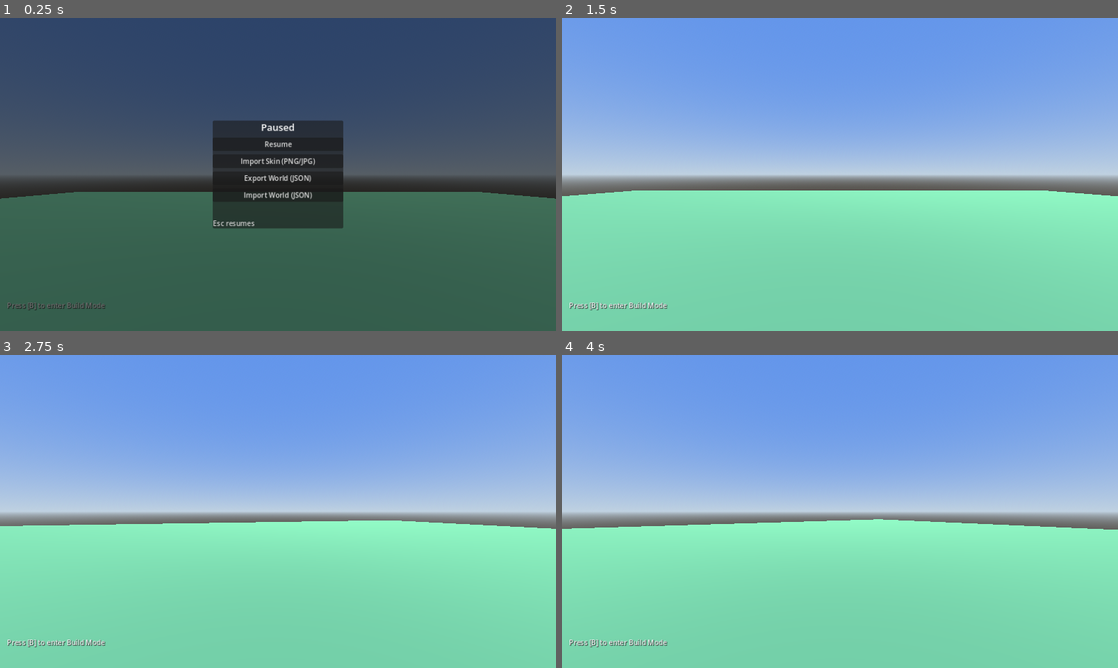
Above: before the commit, frames 1-4 (two rows, left to right).
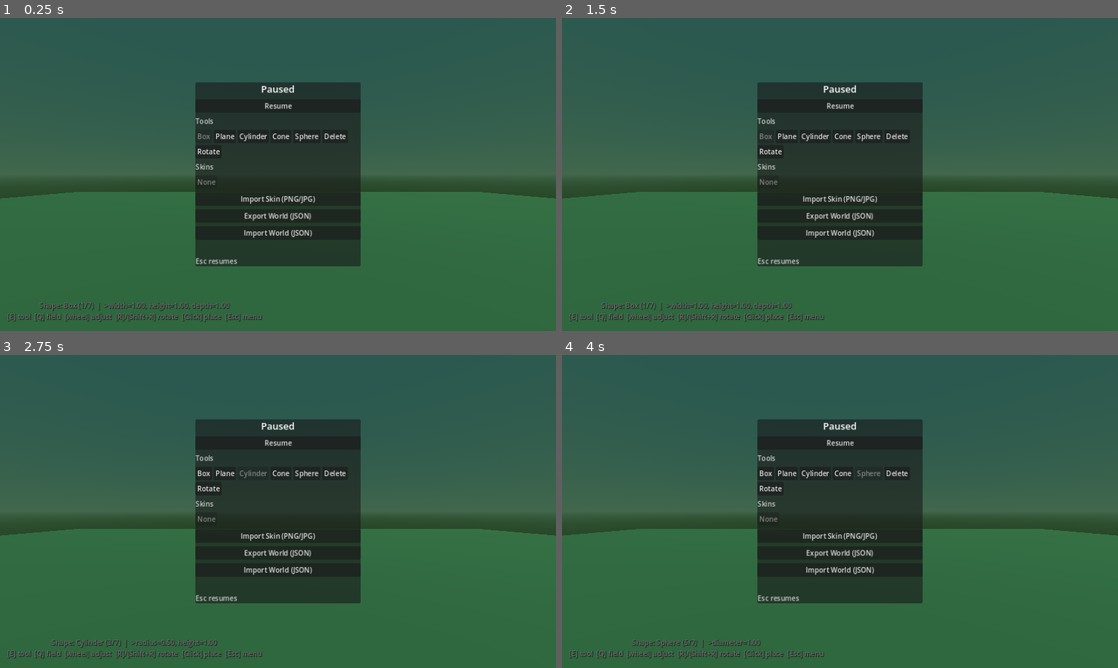
Above: after the commit, the same moments.

Repository: zenontherocks/worldmaker
Game: Godot game, scene res://scenes/Main.tscn
The game is run twice, just before and just after one commit, with the same random seed, the same clock (stepped at 60 frames per second) and the same inputs.
Inputs (mouse positions are in pixels of both pictures, inside the frame that each line leads up to):
- Up to frame 1 (0.25 s): no input
- Up to frame 2 (1.5 s): click (784, 136) at 0.5 s, where only the run after the commit has a clickable "Plane"; click (767, 136) at 1.25 s, where only the run after the commit has a clickable "Box"
- Up to frame 3 (2.75 s): click (255, 473) at 2 s, where only the run after the commit has a clickable "Cylinder"
- Up to frame 4 (4 s): click (845, 473) at 2.75 s, where only the run after the commit has a clickable "Cone"; click (867, 473) at 3.5 s, where only the run after the commit has a clickable "Sphere"

The runs differ from the first frame. In frame 1, 54% of the frame differs, in the area x 0-100%, y 0-98%; in frame 2, 100%; in frame 3, 100%, in the area x 0-100%, y 0-100%; in frame 4, 100%.

Commit message:
Make the pause menu the primary tool/skin picker; drop the Build Mode toggle
The game is build mode now, full stop -- there's no more "enter/exit
Build Mode" (B key removed). BuildModeController's raycast, ghost
preview, and Delete/Rotate targeting run continuously; the pause menu
already stops all of it for free via SceneTree.paused, so the
separate on/off flag was redundant.

The pause menu gains two new rows: Tools (the same seven Box/Plane/
Cylinder/Cone/Sphere/Delete/Rotate slots [E] cycles through, but
directly cursor-selectable, with the active one shown disabled) and
Skins (every image imported so far this session, plus None, so you
can switch back to an earlier import instead of only ever using
whichever was imported most recently). Both call straight into two
new public BuildModeController methods, select_slot()/select_skin(),
via a reference Main.gd hands the pause menu at startup -- the same
pattern already used to wire BuildModeController's signals to
BuildHUD, since BuildModeController isn't a global autoload.

SkinManager gained skin_keys() to list what's importable from the
Skins row. Also fixed a latent sync bug while touching this:
BuildModeController's initial select_slot(0) in _ready() fired its
signals before Main.gd's _ready() (which runs after all its
children's) had connected them to BuildHUD, so the HUD would show
blank state until the player's first interaction -- previously masked
by the "Press [B]" placeholder text, now visible since the HUD always
shows live status. Deferring that initial call fixes it.

Diff:
--- a/scripts/autoload/InputSetup.gd
+++ b/scripts/autoload/InputSetup.gd
@@ -15,7 +15,6 @@
 	"move_right": [KEY_D],
 	"jump": [KEY_SPACE],
 	"toggle_pause_menu": [KEY_ESCAPE],
-	"build_mode_toggle": [KEY_B],
 	# Deliberately not Tab: Godot's Control focus-cycling reserves Tab to move
 	# focus between focusable UI elements (the pause menu's buttons), so
 	# it never reaches gameplay input at all -- it's consumed before this.
--- a/scripts/autoload/SkinManager.gd
+++ b/scripts/autoload/SkinManager.gd
@@ -60,3 +60,10 @@
 
 func has_skin(skin_key: String) -> bool:
 	return _cache.has(skin_key)
+
+
+## All skin keys imported so far this session, for the pause menu's Skins
+## selector -- letting the player switch back to an earlier import instead
+## of only ever using whichever one was imported most recently.
+func skin_keys() -> Array:
+	return _cache.keys()
--- a/scripts/build/BuildModeController.gd
+++ b/scripts/build/BuildModeController.gd
@@ -1,21 +1,26 @@
 extends Node3D
 class_name BuildModeController
-## Owns build-mode state (active tool, live dimensions, rotation, active
-## skin) and orchestrates raycasting + placement. Lives under the player's
-## Camera3D so its raycast always matches the look direction. Talks to the
-## rest of the game only through signals and the ShapeFactory/GameManager/
-## SkinManager services -- it never reaches into the UI directly.
+## Owns build state (active tool, live dimensions, rotation, active skin)
+## and orchestrates raycasting + placement. The whole game is build mode --
+## there's no separate "enter/exit" toggle -- so this is always running
+## (modulo the pause menu, which stops it for free via SceneTree.paused
+## like everything else with the default PROCESS_MODE_PAUSABLE). Lives
+## under the player's Camera3D so its raycast always matches the look
+## direction. Talks to the rest of the game only through signals and the
+## ShapeFactory/GameManager/SkinManager services, plus a handful of public
+## methods (select_slot/select_skin) the pause menu calls directly via the
+## reference Main.gd hands it -- it never reaches into the UI itself.
 ##
 ## [E] cycles through seven tools: the five placeable shapes, then Delete,
-## then Rotate. Delete and Rotate both target whatever placed object the
-## crosshair is over (found via the same raycast used for placement) and
-## highlight it by temporarily swapping its mesh's material; Delete removes
-## it on click, Rotate spins it in place with the same R/Shift+R keys that
-## adjust a pending placement's rotation.
+## then Rotate. The pause menu's Tools row offers the same seven directly,
+## via select_slot(). Delete and Rotate both target whatever placed object
+## the crosshair is over (found via the same raycast used for placement)
+## and highlight it by temporarily swapping its mesh's material; Delete
+## removes it on click, Rotate spins it in place with the same R/Shift+R
+## (and T/Shift+T) keys that adjust a pending placement's rotation.
 
 enum ToolMode { PLACE, DELETE, ROTATE }
 
-signal build_mode_changed(active: bool)
 signal shape_changed(shape_id: int, dimensions: Dictionary)
 signal dimensions_changed(dimensions: Dictionary)
 signal active_field_changed(field_key: String)
@@ -27,10 +32,14 @@
 @onready var ray_cast: RayCast3D = get_parent().get_node("RayCast3D")
 @onready var ghost: GhostPreview = $GhostPreview
 
-var active: bool = false
 var tool_mode: int = ToolMode.PLACE
 var current_shape_id: int = ShapeDefinitions.ShapeType.BOX
 var current_dimensions: Dictionary = {}
+
+## Which cached SkinManager texture new placements use; "" means the
+## default (unskinned) material. Settable directly by the pause menu's
+## Skins row via select_skin(), not just by importing a new image.
+var active_skin_key: String = ""
 
 var _slots: Array = []
 var _slot_index: int = 0
@@ -44,7 +53,6 @@
 
 var _has_valid_target: bool = false
 var _target_position: Vector3 = Vector3.ZERO
-var _active_skin_key: String = ""
 
 var _highlighted_object: PlaceableObject = null
 var _highlighted_original_material: Material = null
@@ -65,7 +73,12 @@
 	_delete_highlight_material = _make_highlight_material(Color(1.0, 0.25, 0.2, 0.6))
 	_rotate_highlight_material = _make_highlight_material(Color(0.25, 0.7, 1.0, 0.6))
 
-	_select_slot(0)
+	# Deferred so its signal emissions land after Main.gd's _ready() (which
+	# runs after all its children's, including this one) has actually
+	# connected them to BuildHUD -- otherwise this initial state emits into
+	# a HUD that isn't listening yet and shows blank until the player's
+	# first interaction.
+	call_deferred("select_slot", 0)
 
 
 func _make_highlight_material(color: Color) -> StandardMaterial3D:
@@ -77,9 +90,6 @@
 
 
 func _physics_process(_delta: float) -> void:
-	if not active:
-		return
-
 	ray_cast.force_raycast_update()
 
 	if tool_mode == ToolMode.PLACE:
@@ -137,15 +147,8 @@
 
 
 func _unhandled_input(event: InputEvent) -> void:
-	if event.is_action_pressed("build_mode_toggle"):
-		_set_active(not active)
-		return
-
-	if not active:
-		return
-
 	if event.is_action_pressed("build_cycle_shape"):
-		_select_slot((_slot_index + 1) % _slots.size())
+		select_slot((_slot_index + 1) % _slots.size())
 	elif event.is_action_pressed("build_cycle_dimension"):
 		if tool_mode == ToolMode.PLACE:
 			_cycle_active_field()
@@ -167,22 +170,16 @@
 		_confirm()
 
 
-func _set_active(value: bool) -> void:
-	active = value
-	if not active:
-		_clear_highlight()
-	_update_ghost_visibility()
-	build_mode_changed.emit(active)
-
-
 func _update_ghost_visibility() -> void:
-	if active and tool_mode == ToolMode.PLACE:
+	if tool_mode == ToolMode.PLACE:
 		ghost.show_ghost()
 	else:
 		ghost.hide_ghost()
 
 
-func _select_slot(index: int) -> void:
+## Public: called both by [E] cycling above and directly by the pause
+## menu's Tools row buttons (via the reference Main.gd hands it).
+func select_slot(index: int) -> void:
 	_clear_highlight()
 	_slot_index = index
 	var slot: Dictionary = _slots[_slot_index]
@@ -198,6 +195,13 @@
 
 	_update_ghost_visibility()
 	tool_mode_changed.emit(tool_mode, _slot_index + 1, _slots.size())
+
+
+## Public: called by the pause menu's Skins row. "" selects the default
+## (unskinned) material.
+func select_skin(skin_key: String) -> void:
+	active_skin_key = skin_key
+	ghost.set_skin(SkinManager.get_cached(skin_key) if skin_key != "" else null)
 
 
 func _cycle_active_field() -> void:
@@ -262,7 +266,7 @@
 	var instance := ShapeFactory.create_instance(current_shape_id, current_dimensions, material)
 	instance.position = _target_position
 	instance.rotation.y = _current_facing_y() + _rotation_offset
-	instance.skin_key = _active_skin_key
+	instance.skin_key = active_skin_key
 	instance.object_id = GameManager.get_next_id()
 
 	if GameManager.world_root:
@@ -280,4 +284,4 @@
 
 func _on_skin_loaded(texture: Texture2D, skin_key: String) -> void:
 	ghost.set_skin(texture)
-	_active_skin_key = skin_key
+	active_skin_key = skin_key
--- a/scripts/core/Main.gd
+++ b/scripts/core/Main.gd
@@ -2,9 +2,10 @@
 ## Composition root: the only script allowed to reach into both the player
 ## rig and the UI to wire them together. Everything it connects could also
 ## be discovered independently by its target (e.g. via autoloads), but
-## BuildModeController <-> BuildHUD signals are the one link that isn't
-## naturally global, so it's made explicit here rather than hidden inside
-## either node.
+## BuildModeController isn't itself global (it lives under the player's
+## camera) and both BuildHUD and PauseMenuUI need it, so wiring that up
+## here keeps it visible in one small file instead of scattered @onready
+## reach-ins.
 
 @onready var _world: Node3D = $World
 @onready var _player: PlayerController = $Player
@@ -15,8 +16,9 @@
 	GameManager.register_world(_world)
 
 	var build_controller := _player.get_node("Camera3D/BuildController") as BuildModeController
-	build_controller.build_mode_changed.connect(_ui.build_hud.on_build_mode_changed)
 	build_controller.shape_changed.connect(_ui.build_hud.on_shape_changed)
 	build_controller.dimensions_changed.connect(_ui.build_hud.on_dimensions_changed)
 	build_controller.active_field_changed.connect(_ui.build_hud.on_active_field_changed)
 	build_controller.tool_mode_changed.connect(_ui.build_hud.on_tool_mode_changed)
+
+	_ui.pause_menu.set_build_controller(build_controller)
--- a/scripts/ui/BuildHUD.gd
+++ b/scripts/ui/BuildHUD.gd
@@ -2,7 +2,9 @@
 class_name BuildHUD
 ## Always-on-screen build status readout (bottom of screen): current tool
 ## (a shape to place, or the Delete/Rotate tool), live dimension values with
-## the scroll-adjustable field marked, and a control reminder. Built
+## the scroll-adjustable field marked, and a control reminder. The whole
+## game is build mode (no separate enter/exit toggle), so this always shows
+## live status once the first tool_mode_changed signal arrives. Built
 ## procedurally because the set of dimension fields differs per shape and is
 ## driven entirely by ShapeDefinitions. Purely a signal listener --
 ## BuildModeController never references it directly, Main.gd wires the
@@ -16,7 +18,6 @@
 var _shape_name: String = ""
 var _dimensions: Dictionary = {}
 var _active_field: String = ""
-var _build_active: bool = false
 
 
 func _ready() -> void:
@@ -36,11 +37,6 @@
 	_label.add_theme_constant_override("shadow_offset_y", 1)
 	add_child(_label)
 
-	_refresh()
-
-
-func on_build_mode_changed(is_active: bool) -> void:
-	_build_active = is_active
 	_refresh()
 
 
@@ -68,20 +64,16 @@
 
 
 func _refresh() -> void:
-	if not _build_active:
-		_label.text = "Press [B] to enter Build Mode"
-		return
-
 	match _tool_mode:
 		BuildModeController.ToolMode.DELETE:
 			_label.text = (
-				"BUILD MODE  |  Tool: Delete (%d/%d)\n" % [_slot_number, _slot_count]
-				+ "[Click] delete targeted block  [E] change tool  [B] exit"
+				"Tool: Delete (%d/%d)\n" % [_slot_number, _slot_count]
+				+ "[Click] delete targeted block  [E] change tool  [Esc] menu"
 			)
 		BuildModeController.ToolMode.ROTATE:
 			_label.text = (
-				"BUILD MODE  |  Tool: Rotate (%d/%d)\n" % [_slot_number, _slot_count]
-				+ "[R]/[Shift+R] rotate horizontally  [T]/[Shift+T] tilt vertically  [E] change tool  [B] exit"
+				"Tool: Rotate (%d/%d)\n" % [_slot_number, _slot_count]
+				+ "[R]/[Shift+R] rotate horizontally  [T]/[Shift+T] tilt vertically  [E] change tool  [Esc] menu"
 			)
 		_:
 			var parts := PackedStringArray()
@@ -90,7 +82,7 @@
 				parts.append("%s%s=%.2f" % [marker, key, _dimensions[key]])
 
 			_label.text = (
-				"BUILD MODE  |  Shape: %s (%d/%d)  |  %s\n"
+				"Shape: %s (%d/%d)  |  %s\n"
 				% [_shape_name, _slot_number, _slot_count, ", ".join(parts)]
-				+ "[E] tool  [Q] field  [wheel] adjust  [R]/[Shift+R] rotate  [Click] place  [B] exit"
+				+ "[E] tool  [Q] field  [wheel] adjust  [R]/[Shift+R] rotate  [Click] place  [Esc] menu"
 			)
--- a/scripts/ui/PauseMenuUI.gd
+++ b/scripts/ui/PauseMenuUI.gd
@@ -1,15 +1,16 @@
 extends CanvasLayer
 class_name PauseMenuUI
 ## Esc-triggered pause menu: dims the screen, stops gameplay via
-## SceneTree.paused, and holds the only three things worth interrupting play
-## for -- importing a skin image, exporting the world to a file, and
-## importing a world file back in. Talks directly to the SkinManager and
-## SaveLoadManager autoloads (both global services, so routing through
-## Main.gd would just add an extra hop) and never touches
-## BuildModeController or the player directly; pausing the tree is what
-## actually stops them (both have the default PROCESS_MODE_PAUSABLE).
+## SceneTree.paused, and holds everything that isn't a raw movement/aiming
+## action -- picking a shape or the Delete/Rotate tool, picking which
+## imported skin is active, importing a skin image, and exporting/importing
+## the world. Talks directly to the SkinManager and SaveLoadManager
+## autoloads (both global services, so routing through Main.gd would just
+## add an extra hop); Main.gd hands it a BuildModeController reference via
+## set_build_controller() since that one isn't global (it lives under the
+## player's camera).
 ##
-## Two flows, chosen per button, exactly as before:
+## Two flows for the file buttons, chosen per button, exactly as before:
 ## - Web: WebFilePicker opens a plain, unfiltered browser file picker for
 ##   imports; world export triggers a browser download. Godot's own
 ##   FileDialog can't help here -- see WebFilePicker's docstring for why.
@@ -22,6 +23,12 @@
 
 var _paused: bool = false
 var _content: PanelContainer
+var _build_controller: BuildModeController = null
+
+var _tools_row: HFlowContainer
+var _tool_buttons: Array = []  ## [{"button": Button, "slot_index": int}]
+
+var _skins_row: HFlowContainer
 
 ## Visible feedback for the whole import/export flow -- push_warning() alone
 ## isn't enough here, it's a debug-only channel that never shows up anywhere
@@ -34,6 +41,14 @@
 var _skin_dialog: FileDialog
 var _export_dialog: FileDialog
 var _import_dialog: FileDialog
+
+
+## Called once by Main.gd, the only place that knows about both this UI and
+## the player's BuildModeController.
+func set_build_controller(controller: BuildModeController) -> void:
+	_build_controller = controller
+	_refresh_tools_row()
+	_refresh_skins_row()
 
 
 func _ready() -> void:
@@ -59,7 +74,7 @@
 	backdrop.add_child(centering)
 
 	_content = PanelContainer.new()
-	_content.custom_minimum_size = Vector2(300, 0)
+	_content.custom_minimum_size = Vector2(380, 0)
 	centering.add_child(_content)
 
 	var vbox := VBoxContainer.new()
@@ -78,6 +93,15 @@
 	resume_button.pressed.connect(_close)
 	vbox.add_child(resume_button)
 
+	vbox.add_child(_make_section_label("Tools"))
+	_tools_row = HFlowContainer.new()
+	vbox.add_child(_tools_row)
+	_build_tools_row()
+
+	vbox.add_child(_make_section_label("Skins"))
+	_skins_row = HFlowContainer.new()
+	vbox.add_child(_skins_row)
+
 	var import_skin_button := Button.new()
 	import_skin_button.text = "Import Skin (PNG/JPG)"
 	import_skin_button.focus_mode = Control.FOCUS_NONE
@@ -135,6 +159,91 @@
 	# captured on load regardless -- opening here matches that reality, and
 	# the Resume click doubles as the gesture that lets capture succeed.
 	_open()
+
+
+func _make_section_label(text: String) -> Label:
+	var label := Label.new()
+	label.text = text
+	label.add_theme_color_override("font_color", Color(0.8, 0.8, 0.8))
+	return label
+
+
+## Built once (the set of tools never changes); _refresh_tools_row() then
+## just toggles which button is disabled to show the current selection.
+## Slot order mirrors BuildModeController's own _slots construction --
+## the five shapes in ShapeDefinitions.ORDER, then Delete, then Rotate.
+func _build_tools_row() -> void:
+	var index := 0
+	for shape_id in ShapeDefinitions.ORDER:
+		_add_tool_button(ShapeDefinitions.shape_name(shape_id), index)
+		index += 1
+	_add_tool_button("Delete", index)
+	index += 1
+	_add_tool_button("Rotate", index)
+
+
+func _add_tool_button(label: String, slot_index: int) -> void:
+	var button := Button.new()
+	button.text = label
+	button.focus_mode = Control.FOCUS_NONE
+	button.pressed.connect(_on_tool_button_pressed.bind(slot_index))
+	_tools_row.add_child(button)
+	_tool_buttons.append({"button": button, "slot_index": slot_index})
+
+
+func _on_tool_button_pressed(slot_index: int) -> void:
+	if _build_controller:
+		_build_controller.select_slot(slot_index)
+	_refresh_tools_row()
+
+
+func _refresh_tools_row() -> void:
+	if _build_controller == null:
+		return
+	var current_index := _current_slot_index()
+	for entry in _tool_buttons:
+		entry["button"].disabled = entry["slot_index"] == current_index
+
+
+func _current_slot_index() -> int:
+	match _build_controller.tool_mode:
+		BuildModeController.ToolMode.DELETE:
+			return ShapeDefinitions.ORDER.size()
+		BuildModeController.ToolMode.ROTATE:
+			return ShapeDefinitions.ORDER.size() + 1
+		_:
+			return ShapeDefinitions.ORDER.find(_build_controller.current_shape_id)
+
+
+## Rebuilt from scratch each time -- simpler than diffing against
+## SkinManager's cache, and this only ever runs on a menu open or a fresh
+## import, never per-frame.
+func _refresh_skins_row() -> void:
+	for child in _skins_row.get_children():
+		child.queue_free()
+	if _build_controller == null:
+		return
+
+	var none_button := Button.new()
+	none_button.text = "None"
+	none_button.focus_mode = Control.FOCUS_NONE
+	none_button.disabled = _build_controller.active_skin_key == ""
+	none_button.pressed.connect(_on_skin_button_pressed.bind(""))
+	_skins_row.add_child(none_button)
+
+	for skin_key in SkinManager.skin_keys():
+		var button := Button.new()
+		button.text = skin_key
+		button.focus_mode = Control.FOCUS_NONE
+		button.disabled = skin_key == _build_controller.active_skin_key
+		button.pressed.connect(_on_skin_button_pressed.bind(skin_key))
+		_skins_row.add_child(button)
+
+
+func _on_skin_button_pressed(skin_key: String) -> void:
+	if _build_controller:
+		_build_controller.select_skin(skin_key)
+	_refresh_skins_row()
 
 
 func _make_file_dialog(mode: FileDialog.FileMode, filters: PackedStringArray) -> FileDialog:
@@ -188,6 +297,8 @@
 	get_tree().paused = true
 	Input.mouse_mode = Input.MOUSE_MODE_VISIBLE
 	_status_label.text = ""
+	_refresh_tools_row()
+	_refresh_skins_row()
 
 
 func _close() -> void:
@@ -218,6 +329,7 @@
 
 func _on_skin_load_succeeded(_texture: Texture2D, skin_key: String) -> void:
 	_set_status("Skin '%s' applied -- place a shape to use it" % skin_key)
+	_refresh_skins_row()
 
 
 func _on_skin_load_failed(reason: String) -> void:
Not shown, changed: README.md
